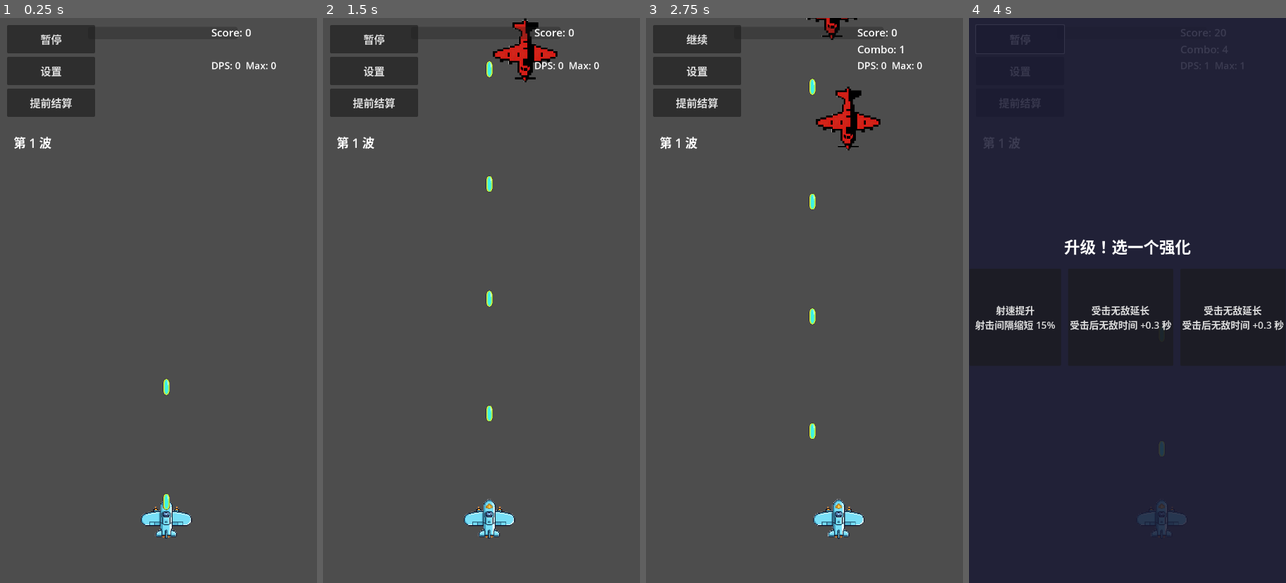
Above: before the commit, frames 1-4 (left to right).
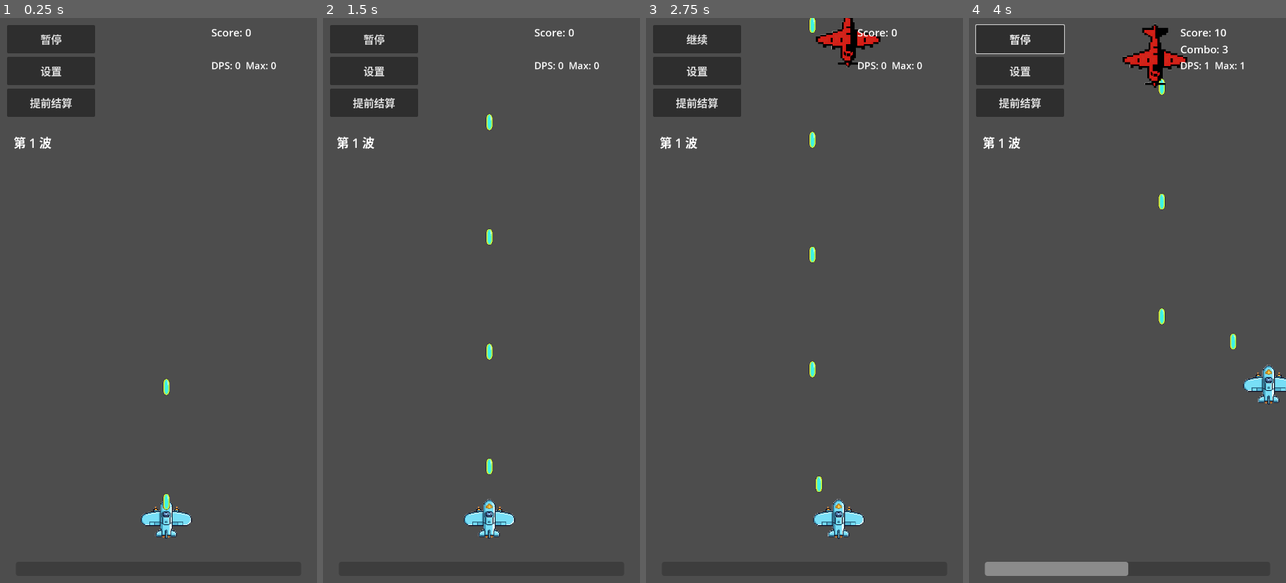
Above: after the commit, the same moments.

Repository: qingzhixing/plane-war
Game: Godot game, scene res://scenes/Main.tscn
Two runs of this game, one before a commit and one after it. Both use one fixed random seed, a clock stepped at 60 frames per second and the inputs below. Sound files missing from this copy of the repository are replaced by a short silence.
Inputs (mouse positions are in pixels of both pictures, inside the frame that each line leads up to):
- Up to frame 1 (0.25 s): no input
- Up to frame 2 (1.5 s): click "设置" at 0.5 s; click "返回" at 1.25 s
- Up to frame 3 (2.75 s): tap Enter at 2 s; move the mouse to (874, 272) at 2.02 s; hold D from 2.03 s (still down); tap P at 2.1 s; click (874, 272) at 2.17 s
- Up to frame 4 (4 s): release D at 2.75 s; click "继续" at 2.75 s; drag from (1064, 328) to (1171, 193) at 3.52 s

The runs differ from the first frame. In frame 2, 1.3% of the frame differs, in the area x 51-74%, y 0-81%; in frame 3, 2.3%; in frame 4, 96%, in the area x 0-100%, y 0-100%.

Commit message:
🎨 UI: 将经验条固定在底部并让设置自动暂停恢复原状态
Made-with: Cursor

Diff:
--- a/scenes/Main.tscn
+++ b/scenes/Main.tscn
@@ -42,10 +42,14 @@
 
 [node name="ExpBar" type="ProgressBar" parent="HUD/Root"]
 layout_mode = 0
-offset_left = 200.0
-offset_top = 20.0
-offset_right = 540.0
-offset_bottom = 48.0
+anchor_left = 0.05
+anchor_top = 1.0
+anchor_right = 0.95
+anchor_bottom = 1.0
+offset_left = 0.0
+offset_top = -48.0
+offset_right = 0.0
+offset_bottom = -16.0
 max_value = 1.0
 show_percentage = false
 
--- a/scripts/settings_ui.gd
+++ b/scripts/settings_ui.gd
@@ -8,6 +8,7 @@
 var _sfx_mute_check: CheckBox
 var _close_button: Button
 var _is_from_menu: bool = false
+var _was_paused_before: bool = false
 
 
 func _ready() -> void:
@@ -119,6 +120,8 @@
 
 func show_settings() -> void:
 	_is_from_menu = false
+	_was_paused_before = get_tree().paused
+	get_tree().paused = true
 	visible = true
 
 
@@ -132,6 +135,7 @@
 		visible = false
 	else:
 		visible = false
+		get_tree().paused = _was_paused_before
 
 
 func _get_audio_manager() -> Node:
